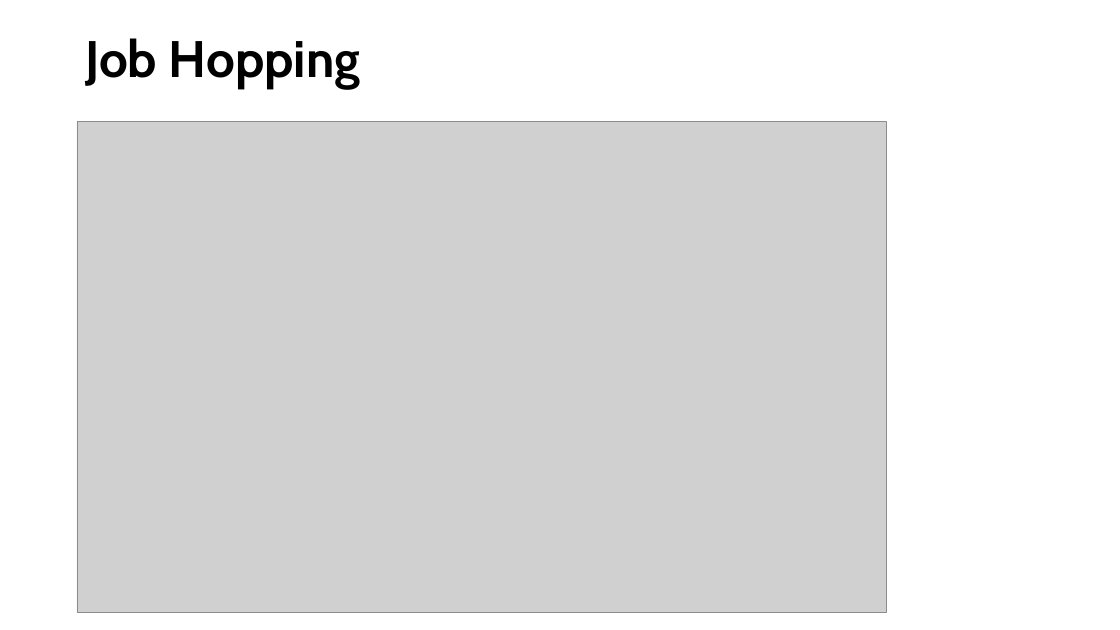
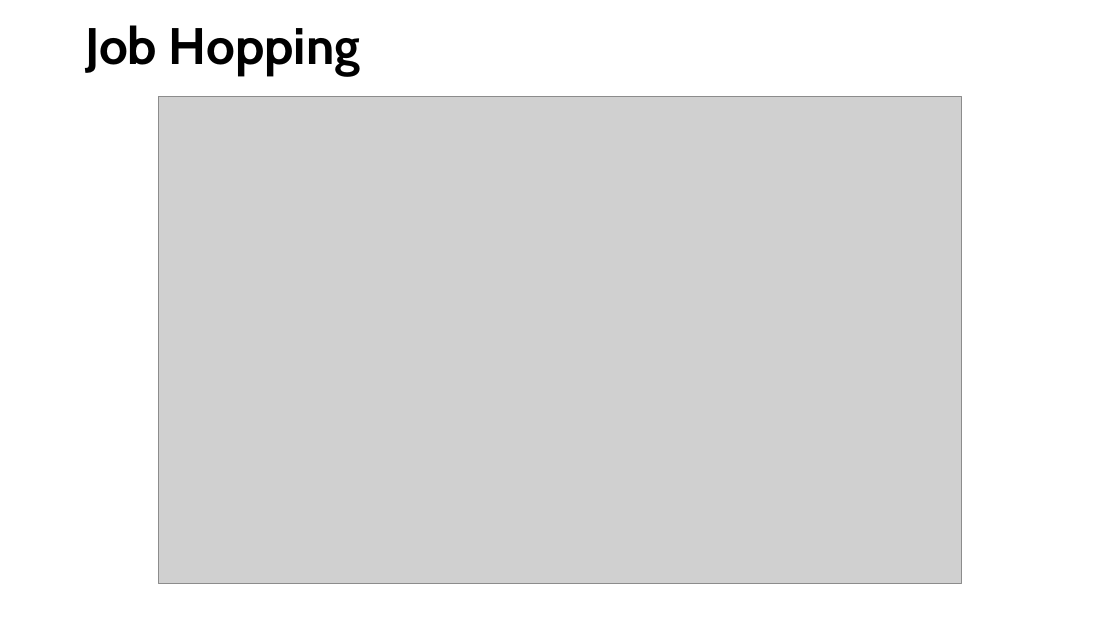
Before and after one commit to kuldeepemol/tech-nerds, a slide deck: slide 28 of Stack-overflow-2018-data-analysis.pptx (slide 27 before the commit). Drawn at 1120x630 pixels with LibreOffice and Linux fonts; fonts in the diff are those of the drawing; grey boxes stand for pictures. Boxes give left, top, right and bottom in pixels: in the first picture for what was removed or moved away, otherwise in the second. Text is boxed around its words. In the diff, an @@ line names an element or a change of style, - is before the commit and + after.

```diff
--- a/Stack-overflow-2018-data-analysis.pptx
+++ b/Stack-overflow-2018-data-analysis.pptx
@@ title "Job Hopping": place and size @@
-title "Job Hopping" at box(85, 38, 360, 88)
+title "Job Hopping" at box(85, 25, 360, 75)
@@ picture: place and size @@
-picture at box(77, 122, 886, 613)
+picture at box(159, 97, 962, 584)
```
Also in this commit, not shown: 17 other slides changed, 1 slide added.
